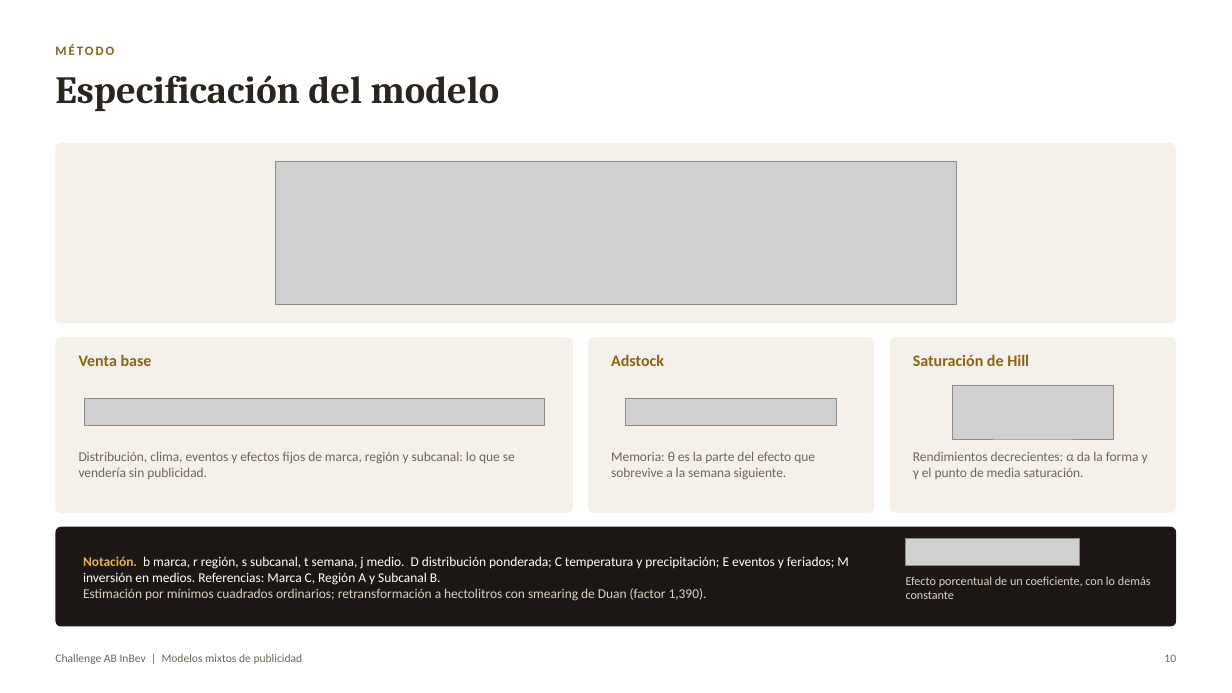
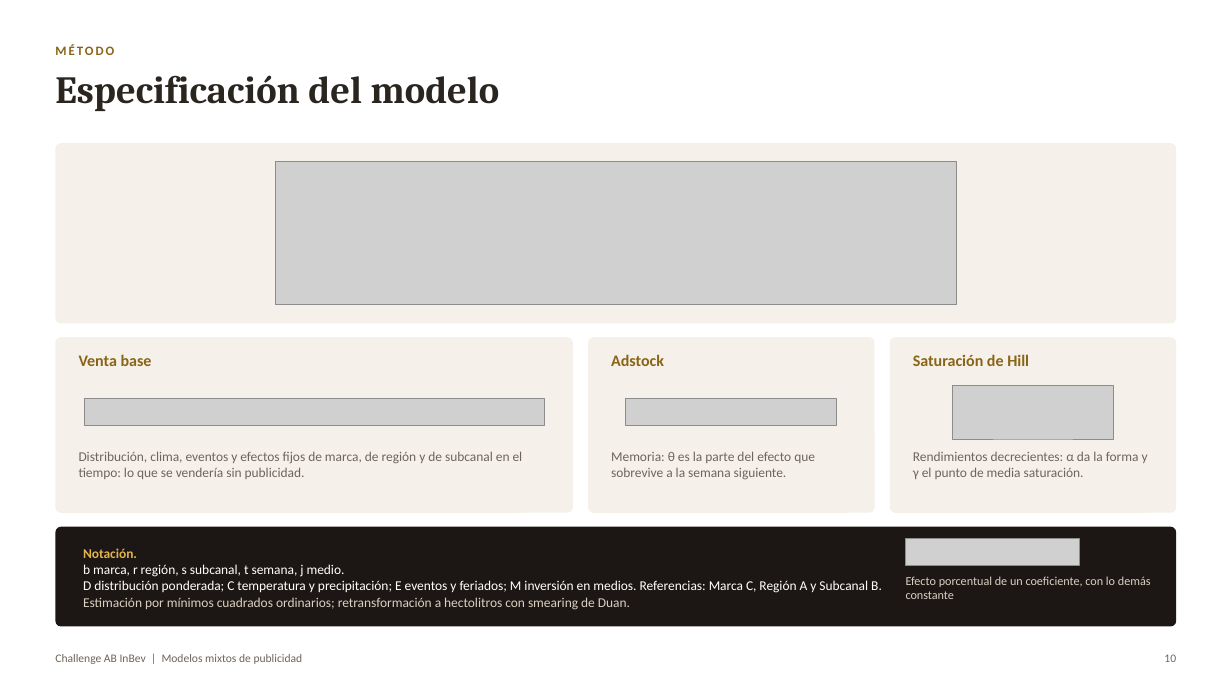
Before and after one commit to vtablas001/Challenge, a slide deck: slide 9 of Resultados_Challenge_ABInBev.pptx. Drawn at 1232x693 pixels with LibreOffice and Linux fonts; fonts in the diff are those of the drawing; grey boxes stand for pictures. Boxes give left, top, right and bottom in pixels: in the first picture for what was removed or moved away, otherwise in the second. Text is boxed around its words. In the diff, an @@ line names an element or a change of style, - is before the commit and + after.

```diff
--- a/Resultados_Challenge_ABInBev.pptx
+++ b/Resultados_Challenge_ABInBev.pptx
@@ text at (79, 451, 523, 479): text changed @@
-Distribución, clima, eventos y efectos fijos de marca, región y subcanal: lo que se vendería sin publicidad.
+Distribución, clima, eventos y efectos fijos de marca, de región y de subcanal en el tiempo: lo que se vendería sin publicidad.
@@ text at (83, 548, 882, 610): text changed @@
-Notación. b marca, r región, s subcanal, t semana, j medio. D distribución ponderada; C temperatura y precipitación; E eventos y feriados; M inversión en medios. Referencias: Marca C, Región A y Subcanal B.
-Estimación por mínimos cuadrados ordinarios; retransformación a hectolitros con smearing de Duan (factor 1,390).
+Notación.
+b marca, r región, s subcanal, t semana, j medio.
+D distribución ponderada; C temperatura y precipitación; E eventos y feriados; M inversión en medios. Referencias: Marca C, Región A y Subcanal B.
+Estimación por mínimos cuadrados ordinarios; retransformación a hectolitros con smearing de Duan.
```
Also in this commit, not shown: 5 other slides changed, 1 other file.
